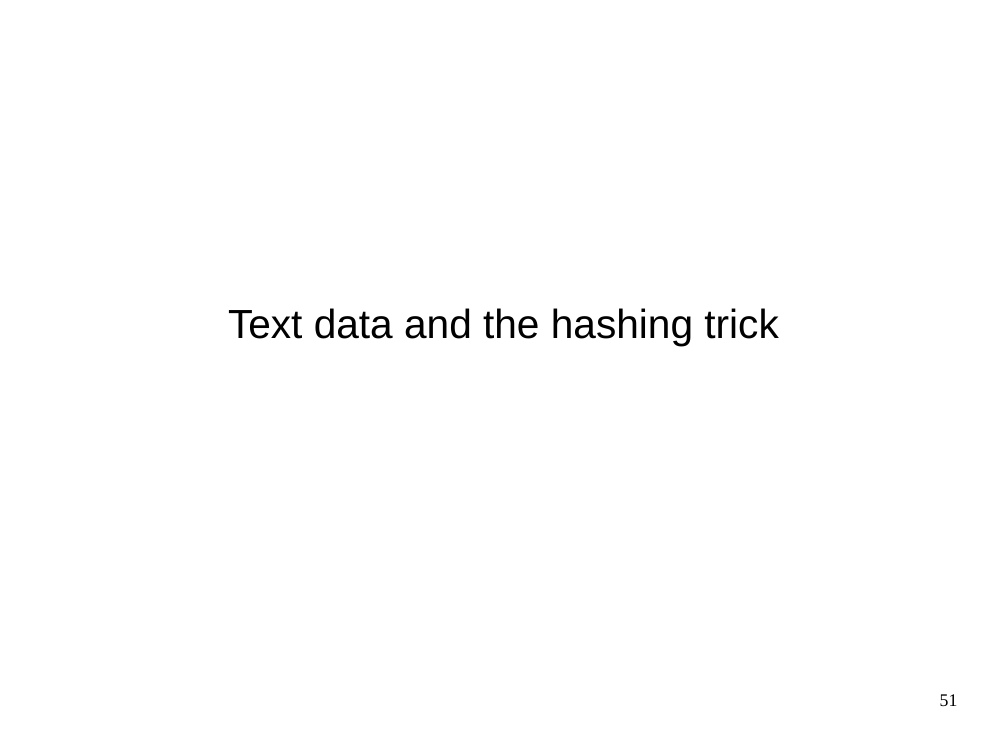
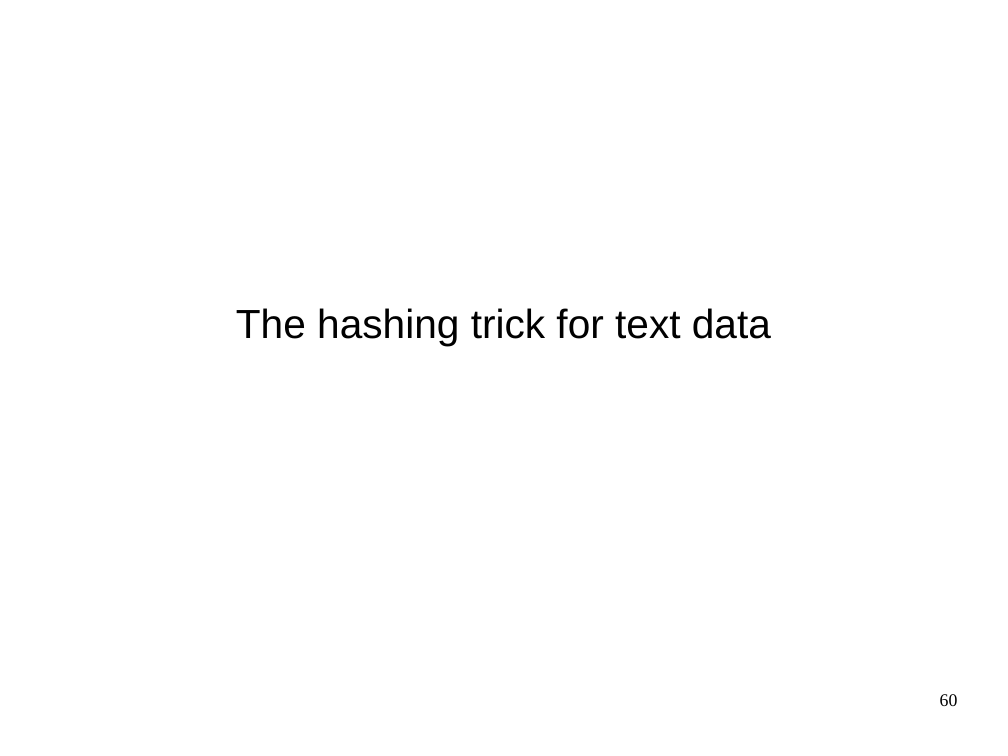
Before and after one commit to amueller/advanced-sklearn-boston-nlp-2016, a slide deck: slide 60 of pydata-amsterdam-advanced-sklearn.odp (slide 51 before the commit). Drawn at 1008x756 pixels with LibreOffice and Linux fonts; fonts in the diff are those of the drawing. Boxes give left, top, right and bottom in pixels: in the first picture for what was removed or moved away, otherwise in the second. Text is boxed around its words. In the diff, an @@ line names an element or a change of style, - is before the commit and + after.

```diff
--- a/pydata-amsterdam-advanced-sklearn.odp
+++ b/pydata-amsterdam-advanced-sklearn.odp
@@ subtitle at <box>236,308,771,346</box>: text changed @@
-Text data and the hashing trick
+The hashing trick for text data
@@ page number at <box>940,694,958,706</box>: text changed @@
-51
+60
```
Also in this commit, not shown: 6 other slides changed, 27 slides added, 16 slides removed.
